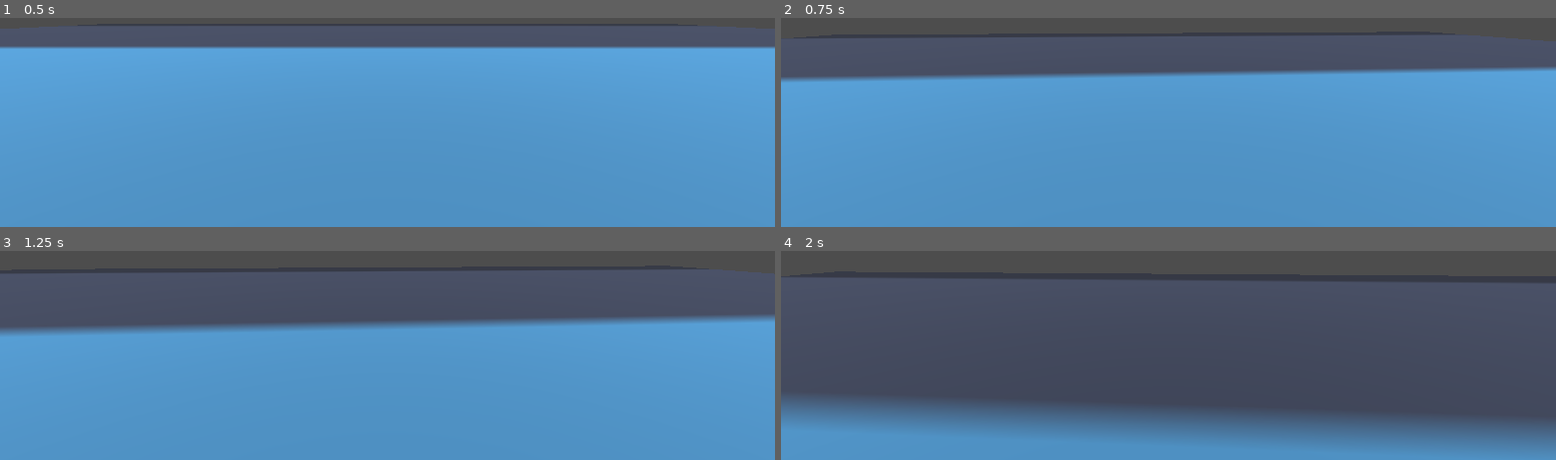
Above: before the commit, frames 1-4 (two rows, left to right).
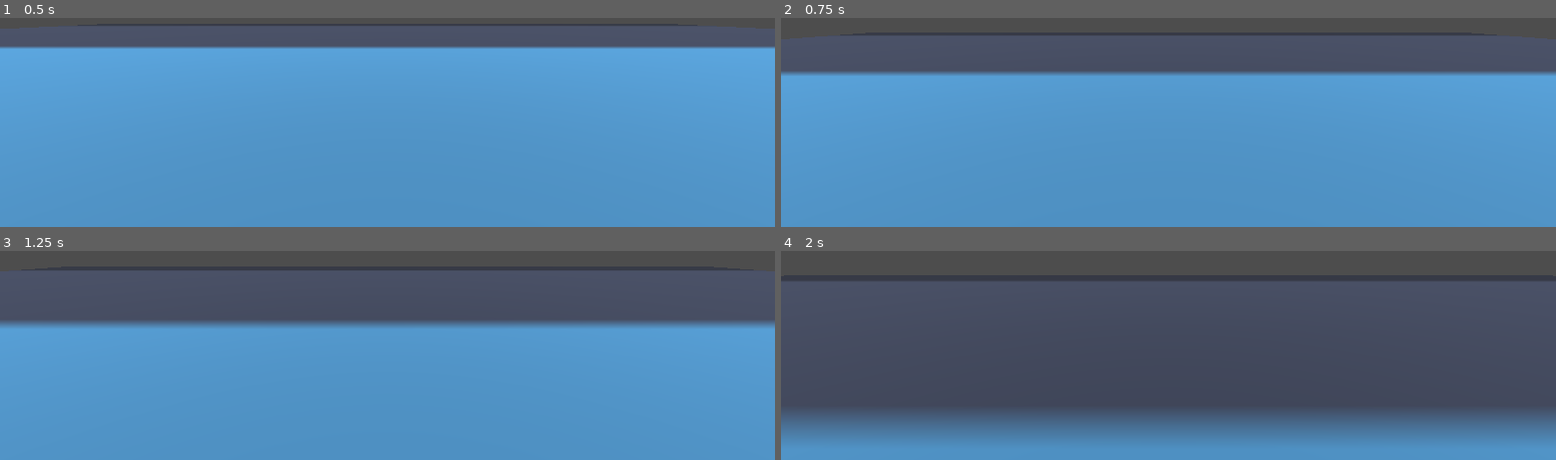
Above: after the commit, the same moments.

Repository: mabanana/FPS-Project-A
Game: Godot game, scene res://test_scene.tscn
Two runs of this game, one before a commit and one after it. Both use one fixed random seed, a clock stepped at 60 frames per second and the inputs below. The engine's default icon, where the game draws it, is replaced by a stand-in: a white triangle on a blue panel in a dark square.
Inputs (mouse positions are in pixels of both pictures, inside the frame that each line leads up to):
- Up to frame 1 (0.5 s): no input
- Up to frame 2 (0.75 s): tap Enter (ui_accept) at 0.5 s; move the mouse to (outside the picture) at 0.52 s; hold Up (ui_up) from 0.53 s (still down)
- Up to frame 3 (1.25 s): keep holding Up (ui_up); tap Enter (ui_accept) at 0.77 s
- Up to frame 4 (2 s): keep holding Up (ui_up); move the mouse to (outside the picture) at 1.27 s; tap Enter (ui_accept) at 1.52 s

Frame 1 is identical in both runs. In frame 2, 2.9% of the frame differs, in the area x 0-100%, y 8-31%; in frame 3, 3.9%; in frame 4, 5.9%, in the area x 0-100%, y 12-96%.
Error after the commit: Attempt to call function 'rotate_x' in base 'null instance' on a null instance. (res://player.gd:15)

Commit message:
Fix player camera

Diff:
--- a/player.gd
+++ b/player.gd
@@ -1,7 +1,6 @@
 extends CharacterBody3D
 
-@onready var camera_control = $CameraControl
-@onready var camera = $CameraControl/Camera3D
+@onready var camera = %Camera3D
 const MOUSE_SENSITIVITY = 0.001
 const SPEED = 5.0
 const JUMP_VELOCITY = 4.5
@@ -10,9 +9,9 @@
 func _ready():
 	Input.set_mouse_mode(Input.MOUSE_MODE_CAPTURED)
 
-func _unhandled_input(event):
+func _input(event):
 	if Input.mouse_mode == Input.MOUSE_MODE_CAPTURED and event is InputEventMouseMotion:
-		#camera_control.rotate_y(-event.relative.x * MOUSE_SENSITIVITY)
+		print(event.relative.x, event.relative.y)
 		camera.rotate_x(-event.relative.y * MOUSE_SENSITIVITY)
 		rotate_object_local(Vector3.UP, -event.relative.x * MOUSE_SENSITIVITY)
 	if event.is_action_pressed("ui_cancel"):
